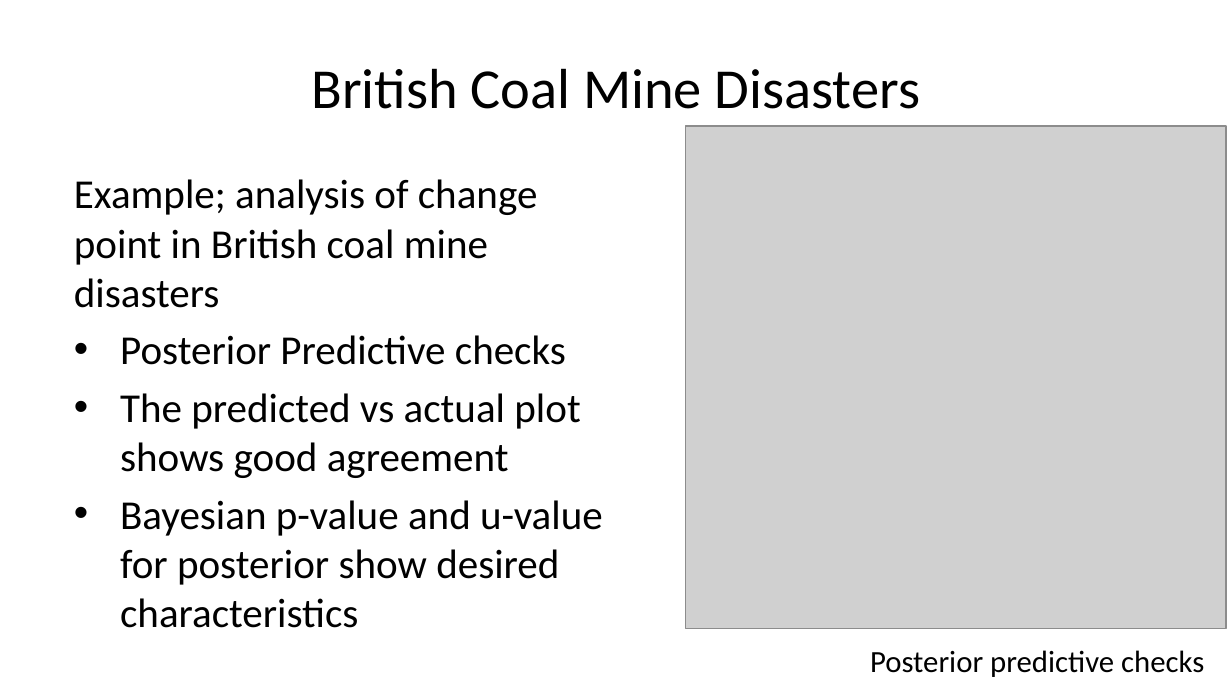
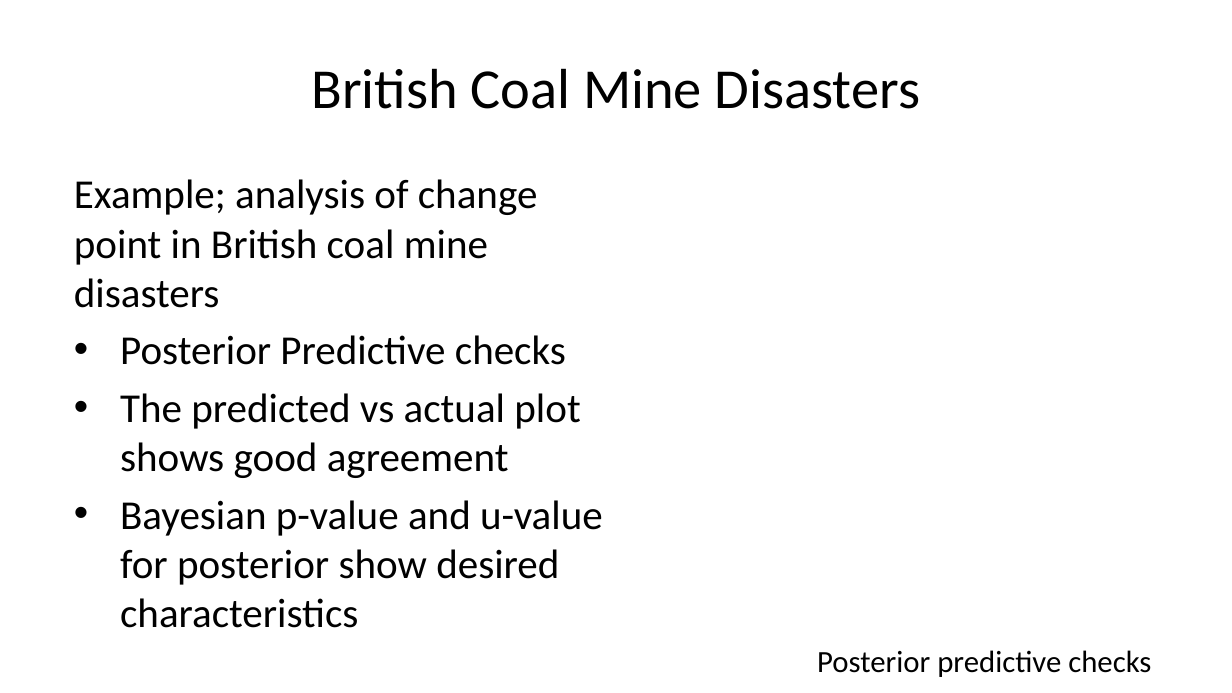
Before and after one commit to StephenElston/CSCI-E-83, a slide deck: slide 88 of LectureSlides/13_BayesModels_MCMC.pptx (slide 84 before the commit). Drawn at 1232x693 pixels with LibreOffice and Linux fonts; fonts in the diff are those of the drawing; grey boxes stand for pictures. Boxes give left, top, right and bottom in pixels: in the first picture for what was removed or moved away, otherwise in the second. Text is boxed around its words. In the diff, an @@ line names an element or a change of style, - is before the commit and + after.

```diff
--- a/LectureSlides/13_BayesModels_MCMC.pptx
+++ b/LectureSlides/13_BayesModels_MCMC.pptx
@@ picture removed at [686, 126, 1227, 628] @@
@@ text "Posterior predictive checks": place and size @@
-text "Posterior predictive checks" at [870, 650, 1204, 677]
+text "Posterior predictive checks" at [817, 650, 1151, 677]
```
Also in this commit, not shown: 4 other slides changed, 4 slides added.
